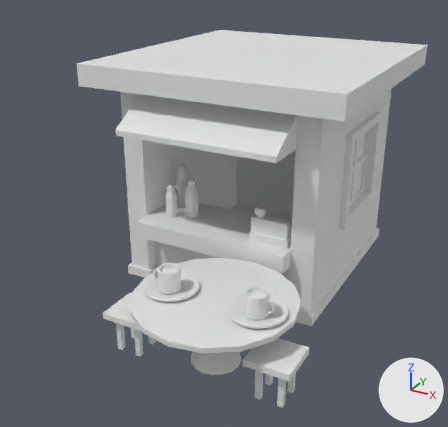
Renders of the Blender file RAW/blender/blender_practice_2.blend from each side of a commit.
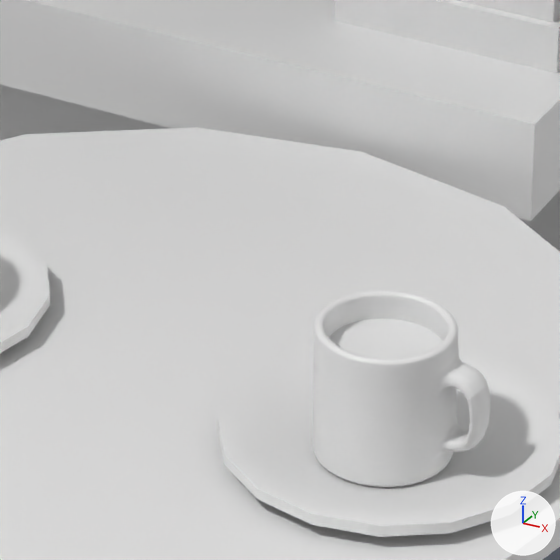
The first picture shows the older version from a 50 mm lens placed at (5.71, -5.71, 3.22), pointed at (3.06, -0.9, 0.81). The close-ups show both versions on the part from 43% to 64% of the width and 55% to 78% of the height of that picture; other places that the commit changed are outside them. The axes (+X, +Y, +Z) are drawn at lower right. The lights are the same throughout.

Names of what the first close-up shows: 'Cube.011', 'Cylinder.004', 'cash', 'mug', 'plate', 'plate.001'.
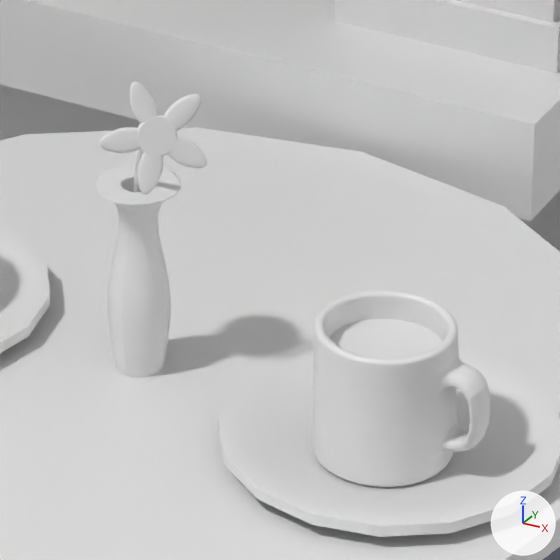
Boxes [x1, y1, x2, y2] around the edits, measured in the close-ups (560 x 560 px):
```json
{"object": "Cube.014", "change": "added", "after": [95, 164, 181, 378]}
{"object": "Flower", "change": "added", "after": [99, 82, 207, 195]}
```

Edits to the scene script, one JSON object a line:
```json
{"op": "add", "block": "me_cube_016", "code": ["me_cube_016 = bpy.data.meshes.new('Cube.016')", "me_cube_016.from_pydata(...)  # 44 vertices, 42 faces; spans x -0.205..0.205, y -0.205..0.205, z 0.0..0.894", "me_cube_016.polygons.foreach_set('use_smooth', [True] * 42)"]}
{"op": "add", "block": "me_cylinder_012", "code": ["me_cylinder_012 = bpy.data.meshes.new('Cylinder.012')", "me_cylinder_012.from_pydata(...)  # 2058 vertices, 2018 faces; spans x -0.075..0.075, y -0.064..0.078, z -0.006..0.19", "me_cylinder_012.polygons.foreach_set('use_smooth', [True] * 2018)"]}
{"op": "add", "block": "ob_flower", "code": ["ob_flower = bpy.data.objects.new('Flower', me_cylinder_012)", "ob_flower.parent = ob_cube_014", "ob_flower.matrix_parent_inverse = Matrix(((3.151, 0.0, 0.0, 0.0), (0.0, 3.151, 0.0, 0.0), (0.0, 0.0, 3.151, 0.0), (0.0, 0.0, 0.0, 1.0)))", "ob_flower.location = (0.0, 0.0, 0.261)", "_m = ob_flower.modifiers.new('SimpleDeform', 'SIMPLE_DEFORM')", "_m.deform_method = 'BEND'", "_m.deform_axis = 'Y'", "_m.factor = -1.258", "_m.angle = -1.258"]}
{"op": "add", "block": "ob_cube_014", "code": ["ob_cube_014 = bpy.data.objects.new('Cube.014', me_cube_016)", "ob_cube_014.location = (3.585, -2.008, 0.602)", "ob_cube_014.rotation_euler = (0.0, 0.0, 2.346)  # degrees (0, 0, 134)", "ob_cube_014.scale = (0.317, 0.317, 0.317)", "_m = ob_cube_014.modifiers.new('Subdivision', 'SUBSURF')", "_m.levels = 2"]}
```
